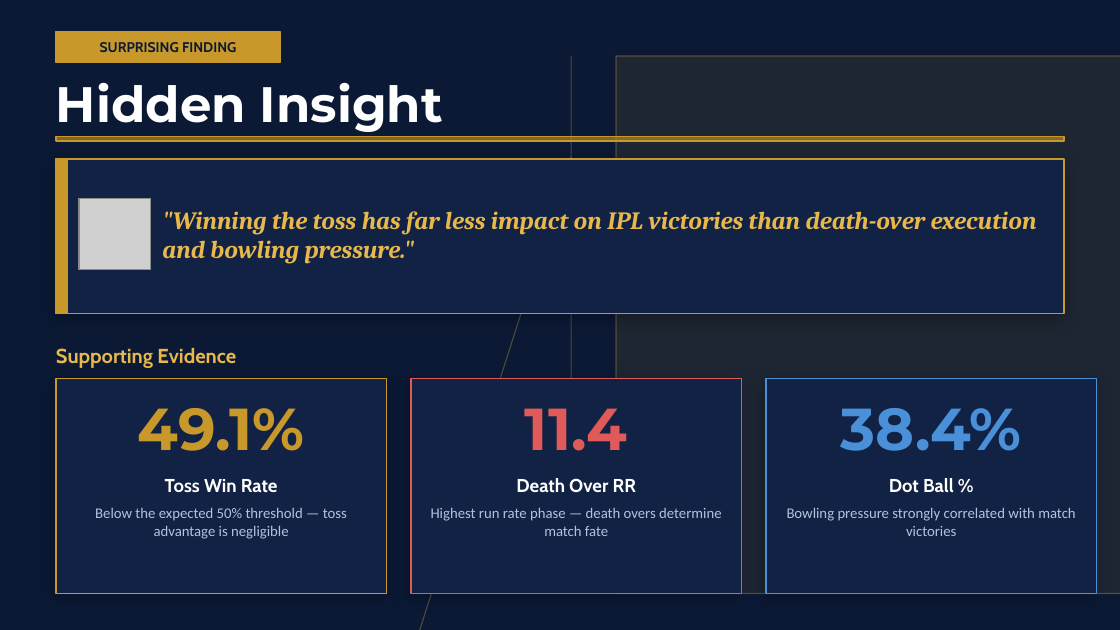
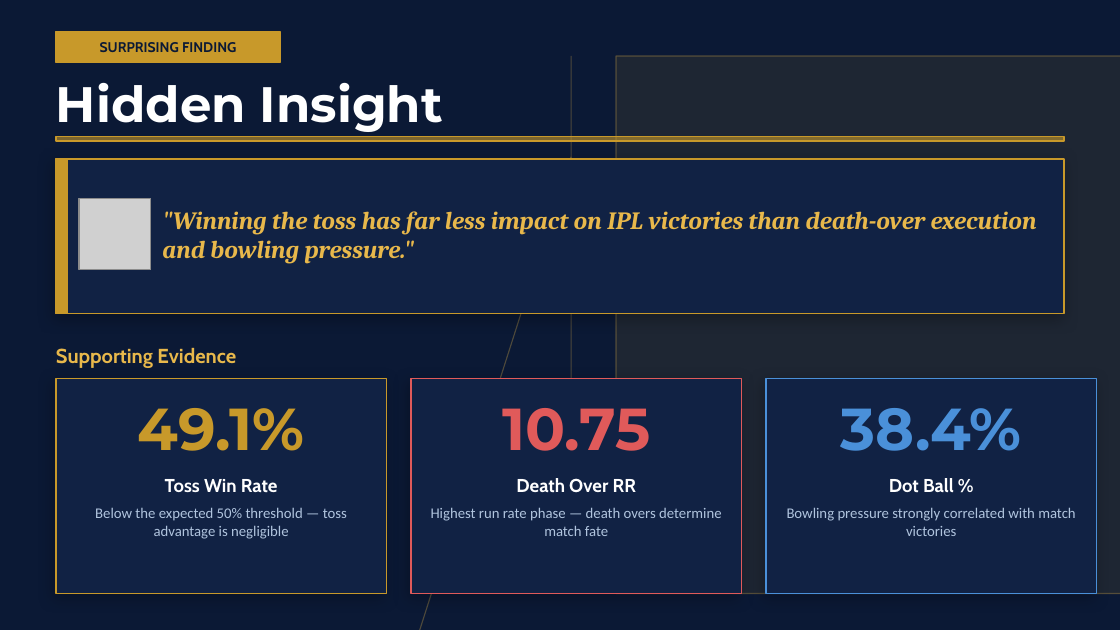
Before and after one commit to YobinOmkarBangera/IPL-Crunch-26, a slide deck: slide 13 of presentation/IPL_Crunch_26_PPT.pptx. Drawn at 1120x630 pixels with LibreOffice and Linux fonts; fonts in the diff are those of the drawing; grey boxes stand for pictures. Boxes give left, top, right and bottom in pixels: in the first picture for what was removed or moved away, otherwise in the second. Text is boxed around its words. In the diff, an @@ line names an element or a change of style, - is before the commit and + after.

```diff
--- a/presentation/IPL_Crunch_26_PPT.pptx
+++ b/presentation/IPL_Crunch_26_PPT.pptx
@@ text at <box>502,408,650,451</box>: text changed @@
-11.4
+10.75
```
Also in this commit, not shown: 5 other slides changed.
